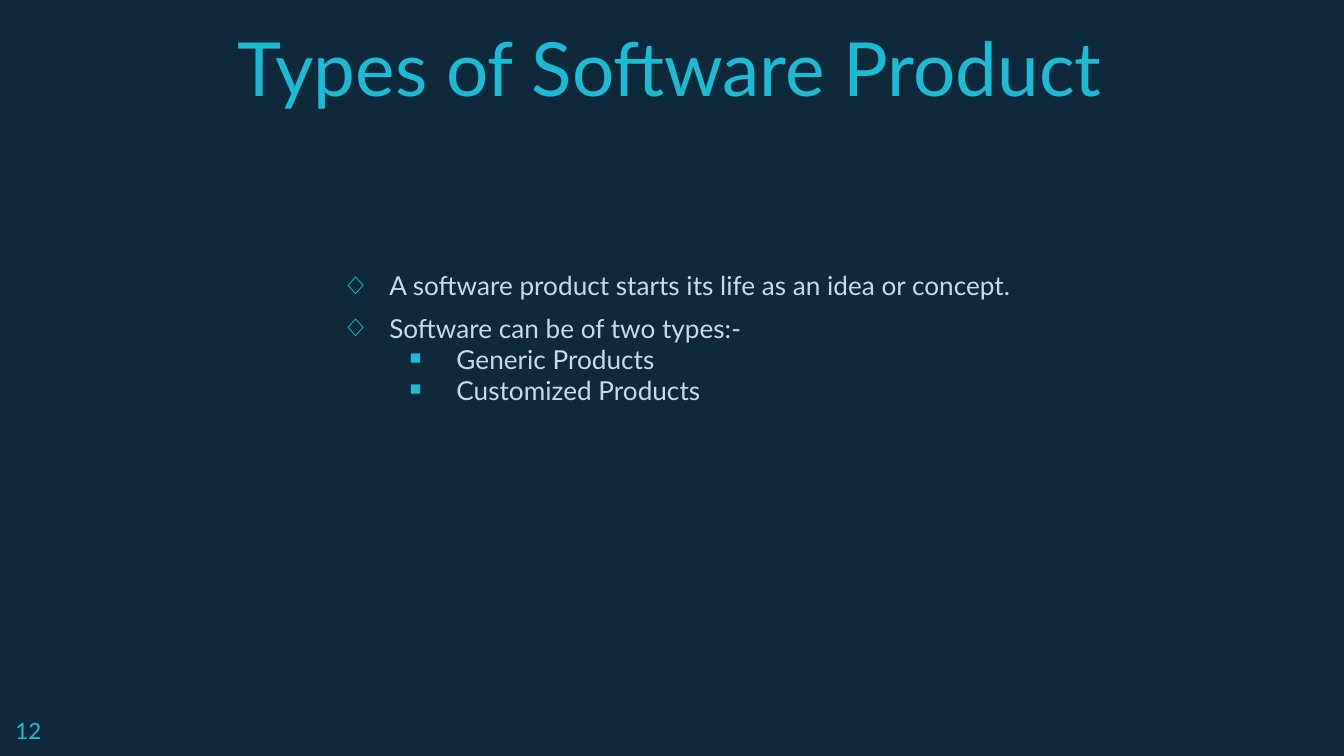
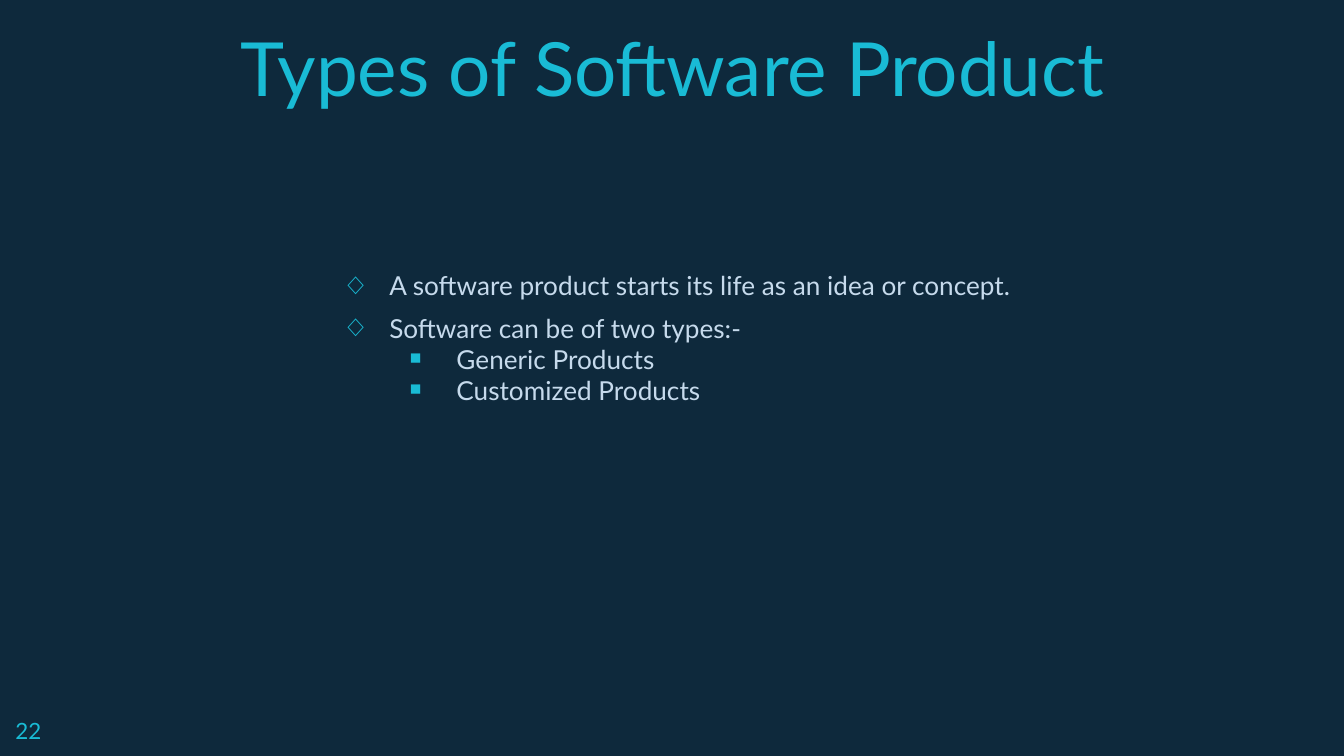
Before and after one commit to Andipstha/SAD-presentation, a slide deck: slide 22 of sad.pptx (slide 12 before the commit). Drawn at 1344x756 pixels with LibreOffice and Linux fonts; fonts in the diff are those of the drawing. Boxes give left, top, right and bottom in pixels: in the first picture for what was removed or moved away, otherwise in the second. Text is boxed around its words. In the diff, an @@ line names an element or a change of style, - is before the commit and + after.

```diff
--- a/sad.pptx
+++ b/sad.pptx
@@ title "Types of Software Product" at <box>240,41,1104,109</box>: alignment left to centre @@
@@ page number at <box>15,723,41,739</box>: text changed @@
-12
+22
```
Also in this commit, not shown: 26 other slides changed, 10 slides added, 4 slides removed, 1 other file.
